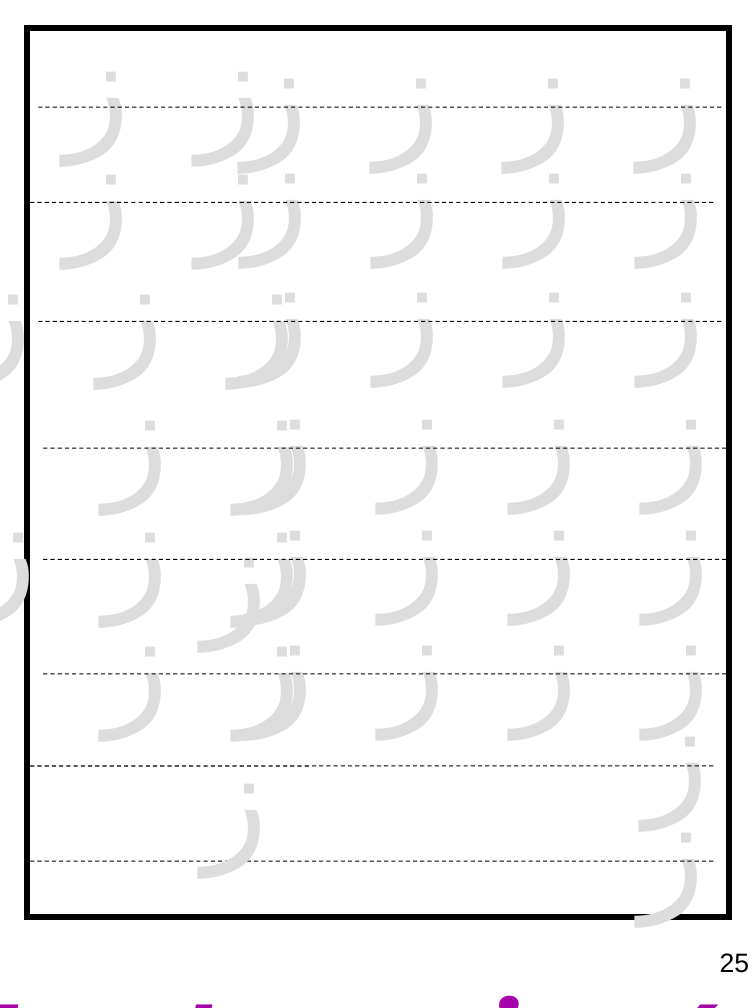
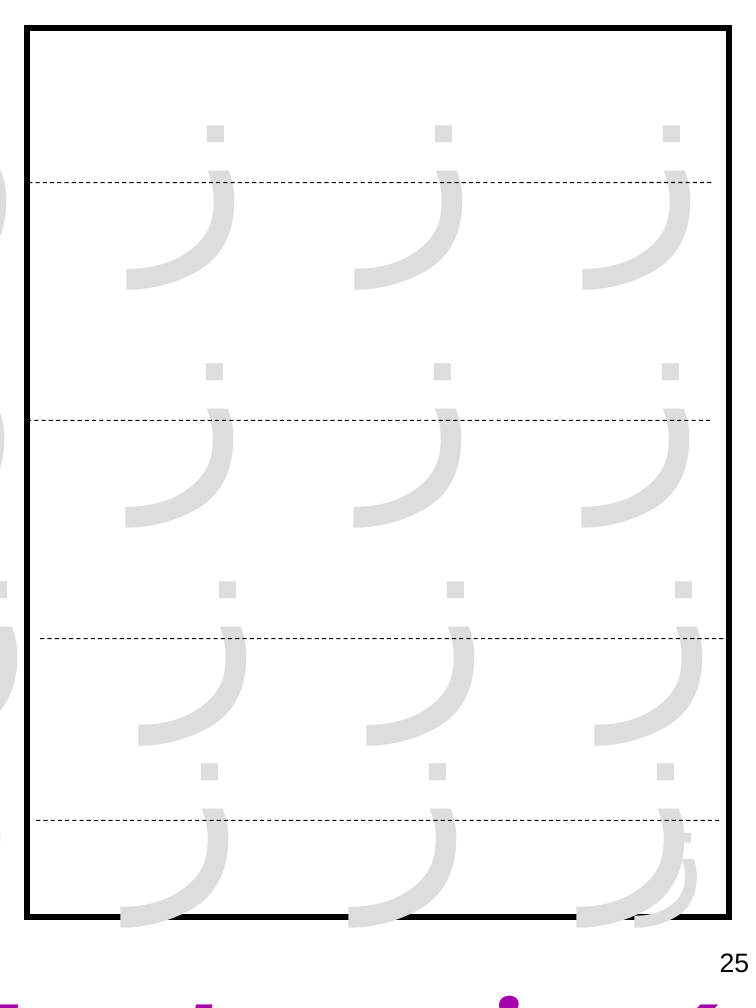
Before and after one commit to mmkhalil2002/AI, a slide deck: slide 25 of funlearning4u/nonAI/books/arabic-book1-v11-1-long.ppt. Drawn at 756x1008 pixels with LibreOffice and Linux fonts; fonts in the diff are those of the drawing. Boxes give left, top, right and bottom in pixels: in the first picture for what was removed or moved away, otherwise in the second. Text is boxed around its words. In the diff, an @@ line names an element or a change of style, - is before the commit and + after.

```diff
--- a/funlearning4u/nonAI/books/arabic-book1-v11-1-long.ppt
+++ b/funlearning4u/nonAI/books/arabic-book1-v11-1-long.ppt
@@ text "ز ز ز ز": place and size @@
-text "ز ز ز ز" at (508, 201, 705, 203)
+text "ز ز ز ز" at (135, 181, 705, 421)
@@ text removed at (66, 25, 309, 108) @@
-ز ز ز
@@ line removed from (722, 107) to (36, 107) @@
@@ text removed at (376, 106, 704, 203) @@
-ز ز ز ز
@@ line moved from (714, 203) - (28, 203) to (712, 182) - (27, 182) @@
@@ text removed at (66, 201, 309, 203) @@
-ز ز ز
@@ text "ز ز ز ز": place and size @@
-text "ز ز ز ز" at (381, 447, 710, 560)
+text "ز ز ز ز" at (363, 419, 703, 421)
@@ text removed at (0, 247, 296, 383) @@
-ز ز ز
@@ line removed from (722, 322) to (36, 322) @@
@@ text removed at (376, 320, 705, 449) @@
-ز ز ز ز
@@ text removed at (0, 447, 301, 621) @@
-ز ز ز
@@ line moved from (726, 449) - (41, 449) to (710, 420) - (25, 420) @@
@@ text "ز ز ز ز": place and size @@
-text "ز ز ز ز" at (232, 587, 720, 887)
+text "ز ز ز ز" at (0, 501, 717, 735)
@@ line removed from (726, 559) to (41, 559) @@
@@ text removed at (104, 558, 314, 560) @@
-ز ز ز
@@ line moved from (726, 674) - (41, 674) to (724, 639) - (38, 639) @@
@@ size 96 to 166 pt; more space between paragraphs in 4 elements at (135, 181, 705, 421), (0, 501, 717, 735), (363, 419, 703, 421), (130, 819, 706, 920) @@
@@ text "ز ز ز ز": place and size @@
-text "ز ز ز ز" at (513, 558, 710, 767)
+text "ز ز ز ز" at (130, 819, 706, 920)
@@ text removed at (105, 673, 301, 862) @@
-ز ز ز
@@ text removed at (381, 673, 446, 675) @@
-ز
@@ line removed from (714, 766) to (28, 766) @@
@@ line moved from (714, 861) - (28, 861) to (720, 821) - (34, 821) @@
```
Also in this commit, not shown: 11 other slides changed, 15 other files.
